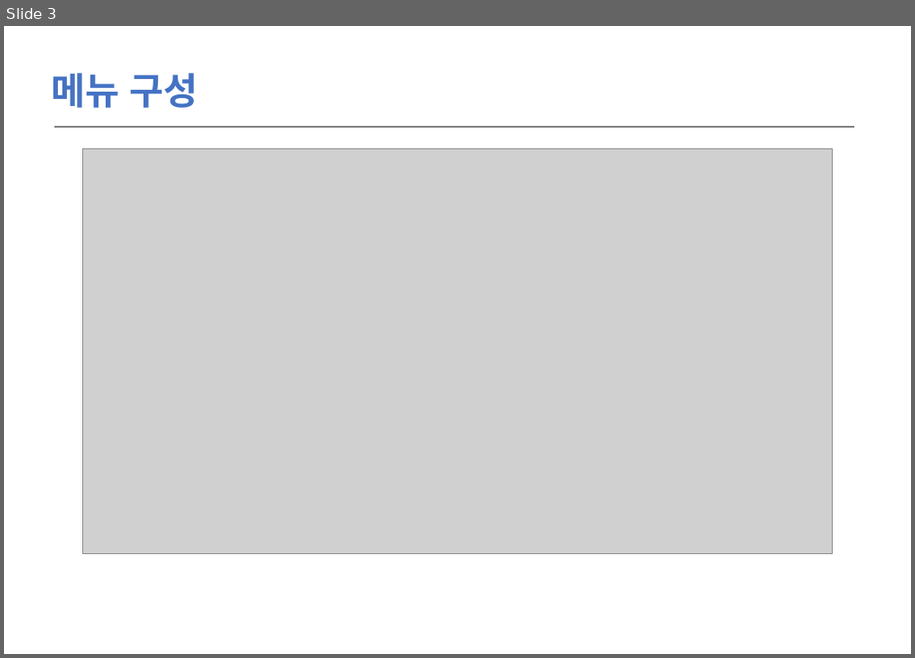
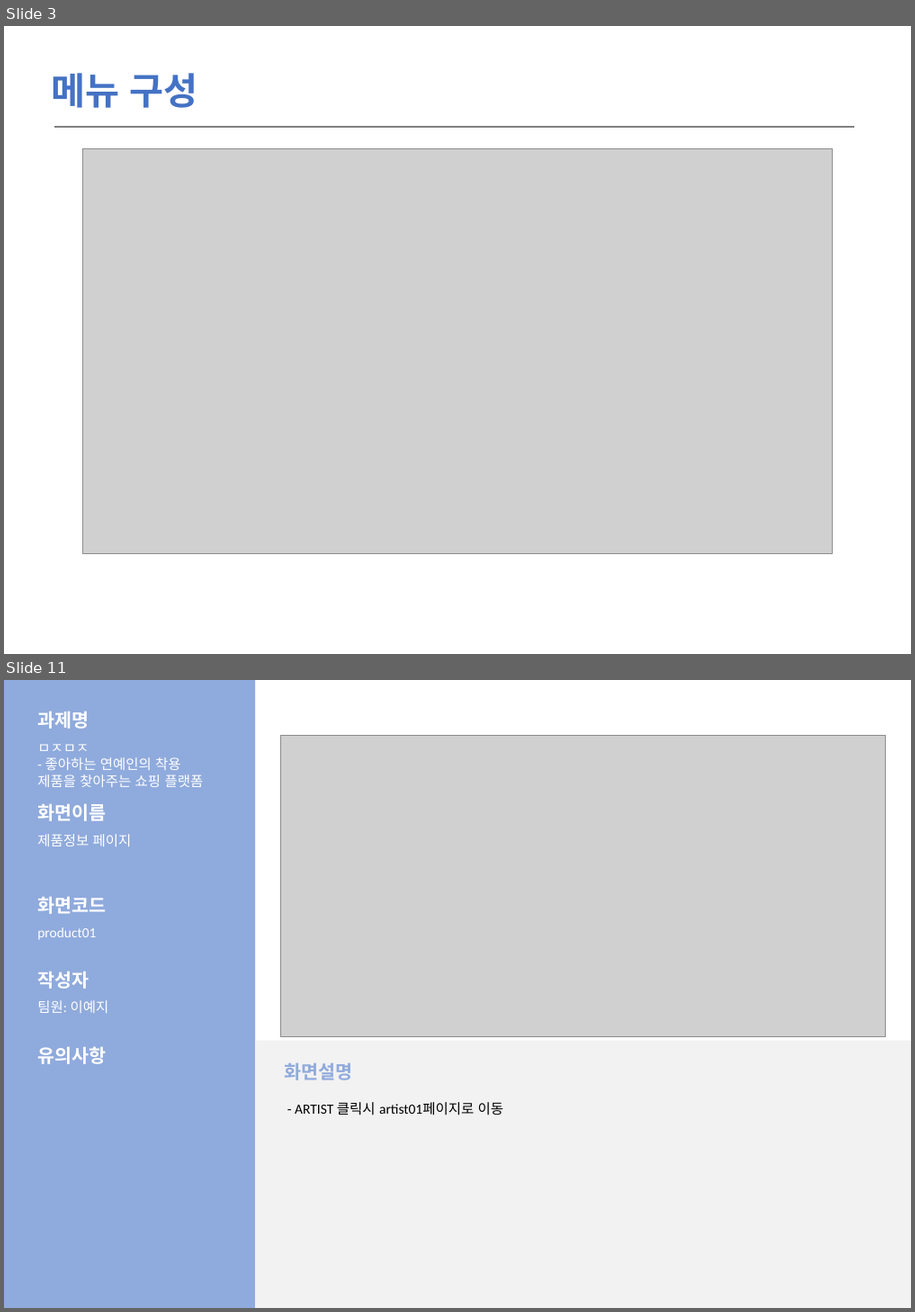
Before and after one commit to LeticiaKang/Project_Idol-Fandom-WebPlaform, a slide deck: 산출문서/화면설계서/화면설계서_서식(1조. HappyVirus).pptx. Shown one above the other, each under a label of ours: slide 3 before the commit, slides 3 and 11 after it; the slides between them are not shown. The pictures are 915x658 and 915x1312 pixels, drawn with LibreOffice and Linux fonts; fonts in the diff are those of the drawing; grey boxes stand for pictures. Boxes give left, top, right and bottom in pixels: in the first picture for what was removed or moved away, otherwise in the second. Text is boxed around its words. In the diff, an @@ line names an element or a change of style, - is before the commit and + after.

Commit message:
화면설계서
- 화면설명 제외한 모든 항목 작성 완료

```diff
--- a/산출문서/화면설계서/화면설계서_서식(1조. HappyVirus).pptx
+++ b/산출문서/화면설계서/화면설계서_서식(1조. HappyVirus).pptx
@@ slide 11 added at (4, 680, 911, 1308), background #FFFFFF @@
@@ rectangle added at (4, 680, 255, 1308), fill #8FAADC @@
@@ text added at (37, 712, 89, 729), 16 pt, text #FFFFFF, bold @@
+과제명
@@ text added at (37, 744, 204, 787), 12 pt, text #FFFFFF @@
+ㅁㅈㅁㅈ
+- 좋아하는 연예인의 착용 제품을 찾아주는 쇼핑 플랫폼
@@ picture added at (281, 735, 886, 1036) @@
@@ text added at (37, 804, 106, 821), 16 pt, text #FFFFFF, bold @@
+화면이름
@@ text added at (37, 834, 132, 846), 12 pt, text #FFFFFF @@
+제품정보 페이지
@@ text added at (37, 897, 106, 914), 16 pt, text #FFFFFF, bold @@
+화면코드
@@ text added at (37, 928, 96, 939), 12 pt, text #FFFFFF @@
+product01
@@ text added at (37, 972, 89, 989), 16 pt, text #FFFFFF, bold @@
+작성자
@@ text added at (37, 1000, 109, 1013), 12 pt, text #FFFFFF @@
+팀원: 이예지
@@ text added at (37, 1046, 106, 1064), 16 pt, text #FFFFFF, bold @@
+유의사항
@@ rectangle added at (255, 1040, 911, 1308), fill #F2F2F2 @@
@@ text added at (284, 1063, 352, 1080), 16 pt, text #8FAADC, bold @@
+화면설명
@@ text added at (295, 1102, 504, 1116), 12 pt, text #000000 @@
+- ARTIST 클릭시 artist01페이지로 이동
```
Also in this commit, not shown: 6 slides changed, 5 other slides added, 2 slides removed.
